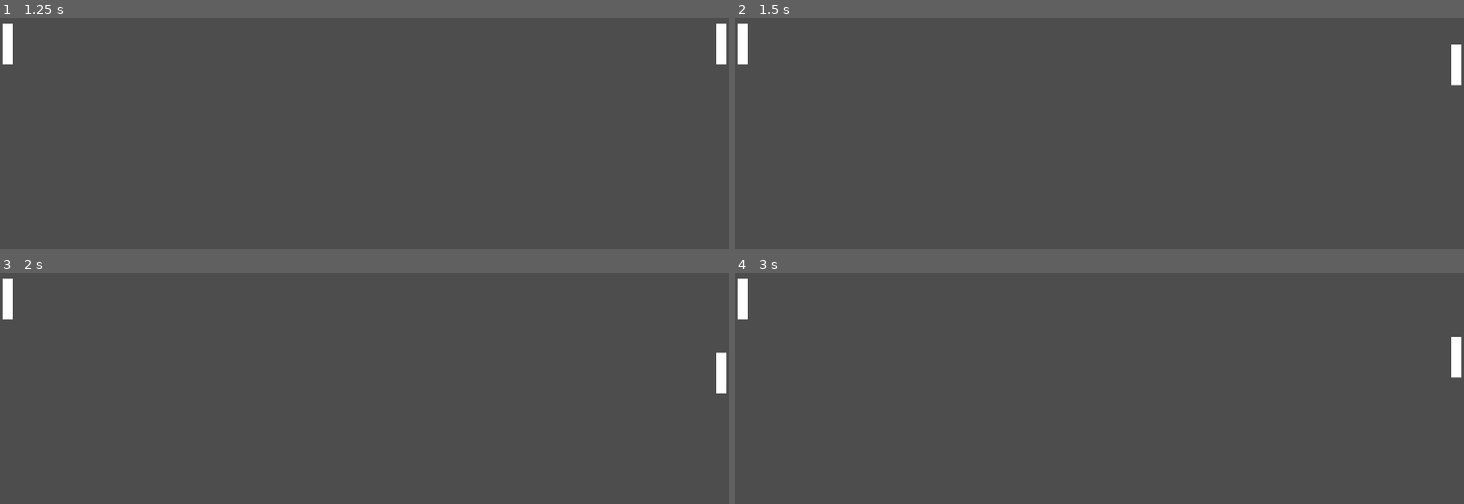
Above: before the commit, frames 1-4 (two rows, left to right).
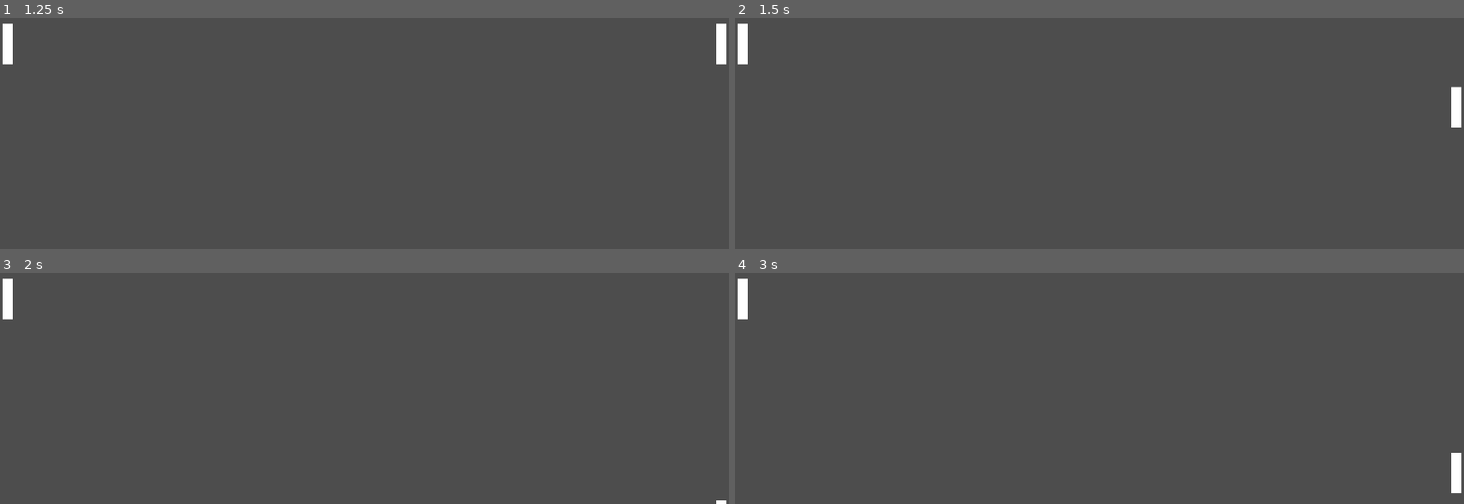
Above: after the commit, the same moments.

Repository: BrianMosbeux/Godot_Pong
Game: Godot game, scene res://scenes/main.tscn
Same seed, same stepped clock (60 frames per second), same inputs: the game is played once before the commit and once after it.
Inputs:
- Up to frame 1 (1.25 s): tap Enter at 0.5 s; hold Right from 0.53 s (still down); tap L at 0.6 s
- Up to frame 2 (1.5 s): tap Space at 1.25 s; release Right at 1.28 s; hold Down from 1.28 s (still down); tap H at 1.35 s
- Up to frame 3 (2 s): keep holding Down
- Up to frame 4 (3 s): release Down at 2.03 s; hold Right 2.03-2.78 s; tap K at 2.1 s; tap Enter at 2.75 s; hold Up from 2.78 s (still down); tap J at 2.85 s

Frame 1 is identical in both runs. In frame 2, 0.5% of the frame differs, in the area x 98-100%, y 11-48%; in frame 3, 0.3%; in frame 4, 0.5%.

Commit message:
Update player.gd _physics_process()
remove delta from velocity calculation since delta is used when updating position
replace move_and_slide with postion += velocity * delta
update speed to 500 since delta is no longer applied to times

Diff:
--- a/scripts/player.gd
+++ b/scripts/player.gd
@@ -40,7 +40,7 @@
 			}
 #PHYSICS
 var direction: Vector2 = Vector2.ZERO
-var speed: int = 10000
+var speed: int = 500
 #DISPLAYS
 var screen_size: Vector2
 var start_pos: Vector2
@@ -59,8 +59,8 @@
 # Called every frame. 'delta' is the elapsed time since the previous frame.
 func _process(delta):
 	player_move_input()
-	velocity = direction * speed * delta
-	move_and_slide()
+	velocity = direction * speed
+	position += velocity * delta
 
 func _unhandled_input(event):
 	#print(event)
